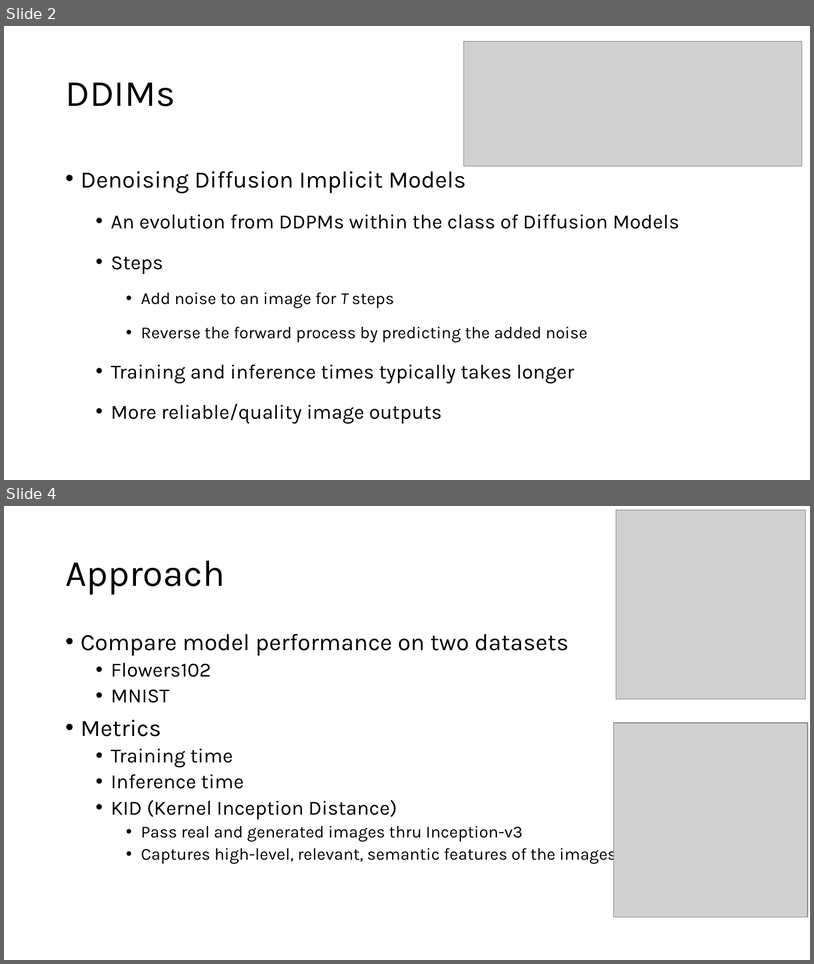
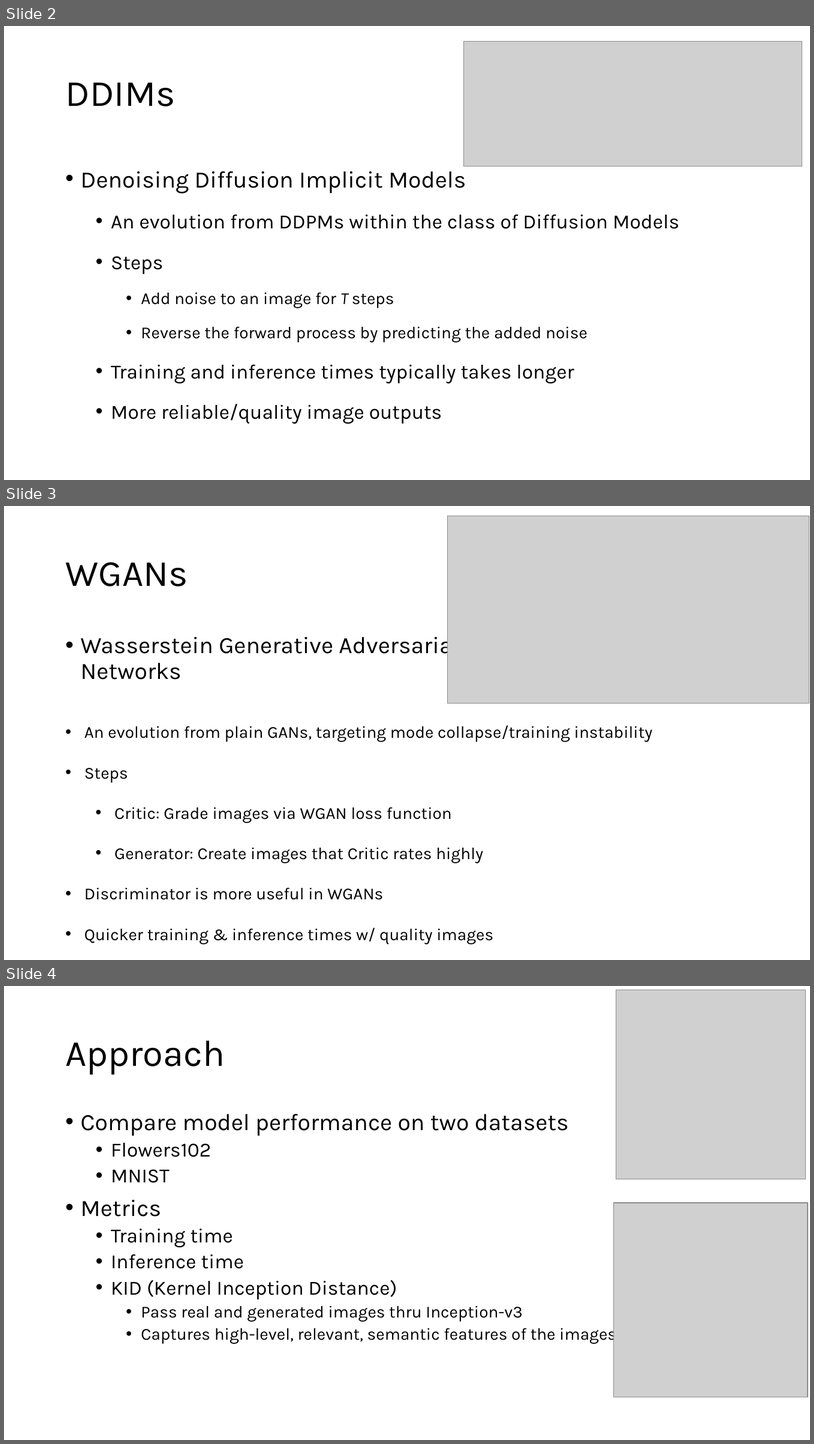
Before and after one commit to MMenser/DDIMvsGAN, a slide deck: Evaluating DDIMs in New Domains.pptx. Shown one above the other, each under a label of ours: slides 2 and 4 before the commit, slides 2, 3 and 4 after it; the slides between them are not shown. The pictures are 814x964 and 814x1444 pixels, drawn with LibreOffice and Linux fonts; fonts in the diff are those of the drawing; grey boxes stand for pictures. Boxes give left, top, right and bottom in pixels: in the first picture for what was removed or moved away, otherwise in the second. Text is boxed around its words. In the diff, an @@ line names an element or a change of style, - is before the commit and + after.

Commit message:
ppt and wgan mnist v2

```diff
--- a/Evaluating DDIMs in New Domains.pptx
+++ b/Evaluating DDIMs in New Domains.pptx
@@ slide 3 added at [4,506,810,960], background #FFFFFF @@
@@ picture added at [447,516,809,703] @@
@@ title added at [65,562,188,586], 44 pt, text #000000 @@
+WGANs
@@ text added at [81,633,459,679], 28 pt, text #000000 @@
+• Wasserstein Generative Adversarial Networks
@@ text added at [84,725,653,944], 20 pt, text #000000 @@
+• An evolution from plain GANs, targeting mode collapse/training instability
+• Steps
+  • Critic: Grade images via WGAN loss function
+  • Generator: Create images that Critic rates highly
+• Discriminator is more useful in WGANs
+• Quicker training & inference times w/ quality images
```
Also in this commit, not shown: 1 slide removed, 3 other files.
